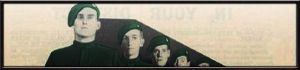
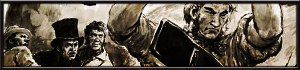
Two versions of the same layered image (300x70). Layer-by-layer changes:
painted on "Layer 4" over [3, 3, 297, 67]
